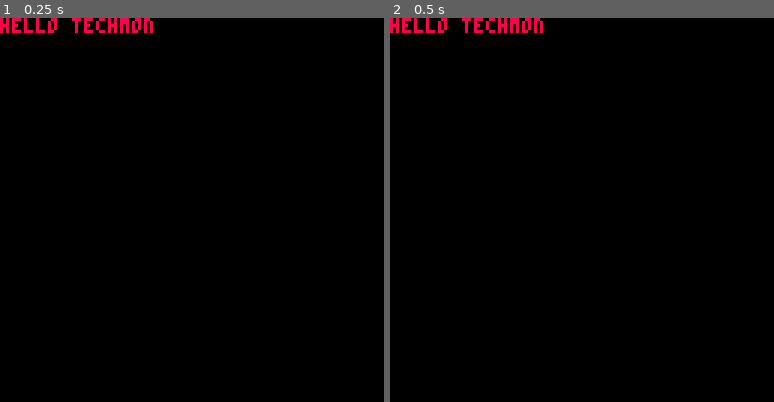
Above: before the commit, frames 1-2 (left to right).
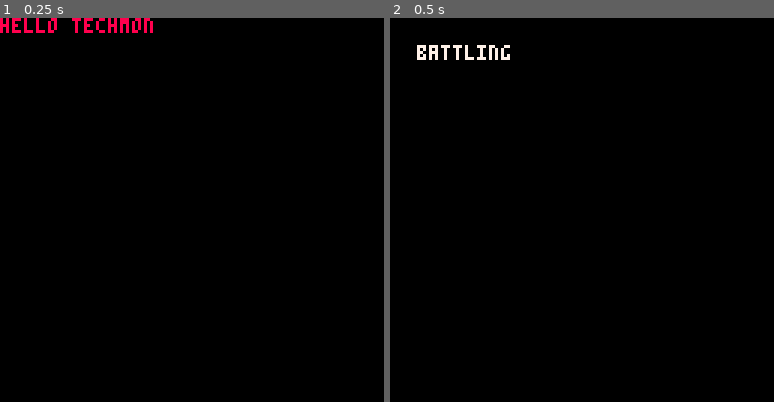
Above: after the commit, the same moments.

Repository: keanedawg/picotech-monsters
Game: PICO-8 cartridge out.p8
Two runs of this game, one before a commit and one after it. Both use one fixed random seed, a clock stepped at 60 frames per second and the inputs below.
Inputs:
- Up to frame 1 (0.25 s): no input
- Up to frame 2 (0.5 s): tap X (X key) at 0.33 s

Frame 1 is identical in both runs. In frame 2, 1.1% of the frame differs, in the area x 0-40%, y 0-11%.

Commit message:
title screen

Diff:
--- a/out.p8
+++ b/out.p8
@@ -2,23 +2,55 @@
 version 16
 __lua__
 
+-- main functions (pico-8 stuff)
 function _init()
+	g_tl = tl_init( {
+		{ tit_update, tit_draw, nil },
+		{ bat_update, bat_draw, nil, bat_init },
+	} )
 end
 
+function _update60()
+	tl_update(g_tl)
+end
 
+function _draw()
+	tl_draw(g_tl)
+end
+
+-- battle functions
+function bat_init()
+	music(0)
+
+end
+
+function bat_update()
+end
+
+function bat_draw()
+	cls()
+	print("battling", 9, 9, 7)
+end
+
+-- title functions
+function tit_update()
+	if btn(4) or btn(5) then
+		tl_next(g_tl)
+	end
+end
+
+function tit_draw()
+	cls()
+	print("hello techmon", 0, 0, 8)
+end
+
+-- other stuff
 function draw_box(move_arr, move)
 
 end
 
 
 
-function _update60()
-end
-
-function _draw()
-	cls()
-	print("hello techmon", 0, 0, 8)
-end
 
 
 -- alan's library thing
